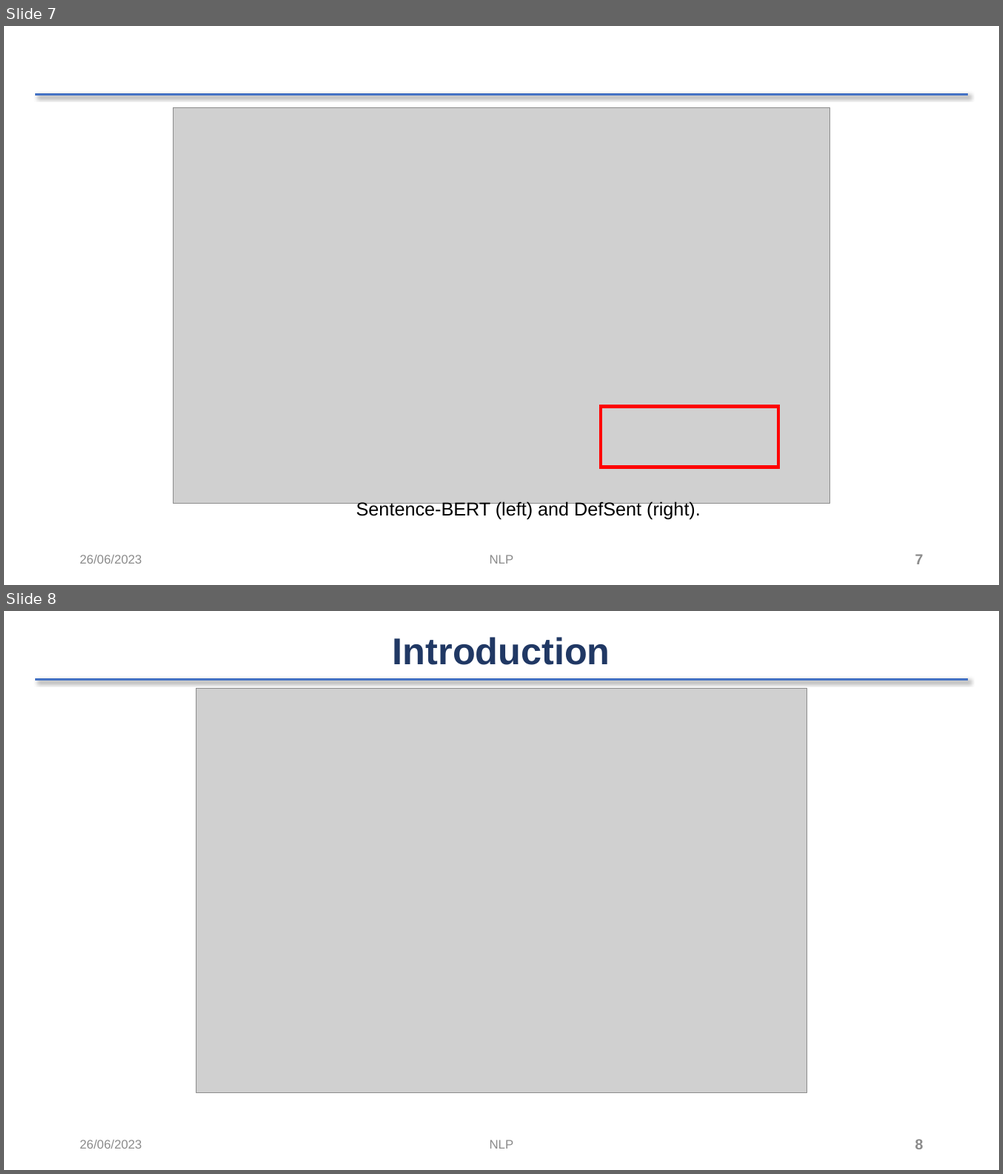
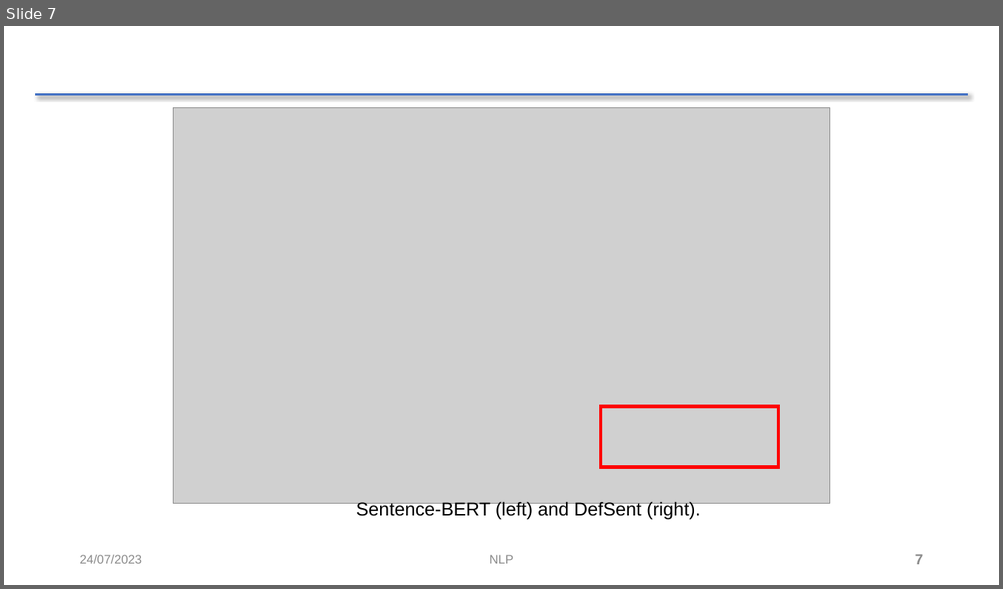
Before and after one commit to 4ursmile/DefSent-NLP, a slide deck: NLP-DEFSENT.pptx. Shown one above the other, each under a label of ours: slides 7 and 8 before the commit, slide 7 after it. The pictures are 1003x1174 and 1003x589 pixels, drawn with LibreOffice and Linux fonts; fonts in the diff are those of the drawing; grey boxes stand for pictures; background and template pictures are left out. Boxes give left, top, right and bottom in pixels: in the first picture for what was removed or moved away, otherwise in the second. Text is boxed around its words. In the diff, an @@ line names an element or a change of style, - is before the commit and + after.

```diff
--- a/NLP-DEFSENT.pptx
+++ b/NLP-DEFSENT.pptx
@@ slide 8 removed at bbox=[4, 611, 999, 1170], background #FFFFFF; not listed: 1 template element that a slide beside it also shows @@
@@ text removed at bbox=[392, 637, 610, 665] @@
-Introduction
@@ picture removed at bbox=[196, 689, 807, 1093] @@
@@ text removed at bbox=[79, 1140, 142, 1149] @@
-26/06/2023
@@ text removed at bbox=[489, 1140, 514, 1149] @@
-NLP
@@ page number removed at bbox=[915, 1139, 923, 1150] @@
-8
@@ slide 7 changed as well @@
@@ text at bbox=[79, 555, 142, 564]: text changed @@
-26/06/2023
+24/07/2023
```
Also in this commit, not shown: 35 other slides changed, 4 slides added, 1 other slide removed, 2 other files.
